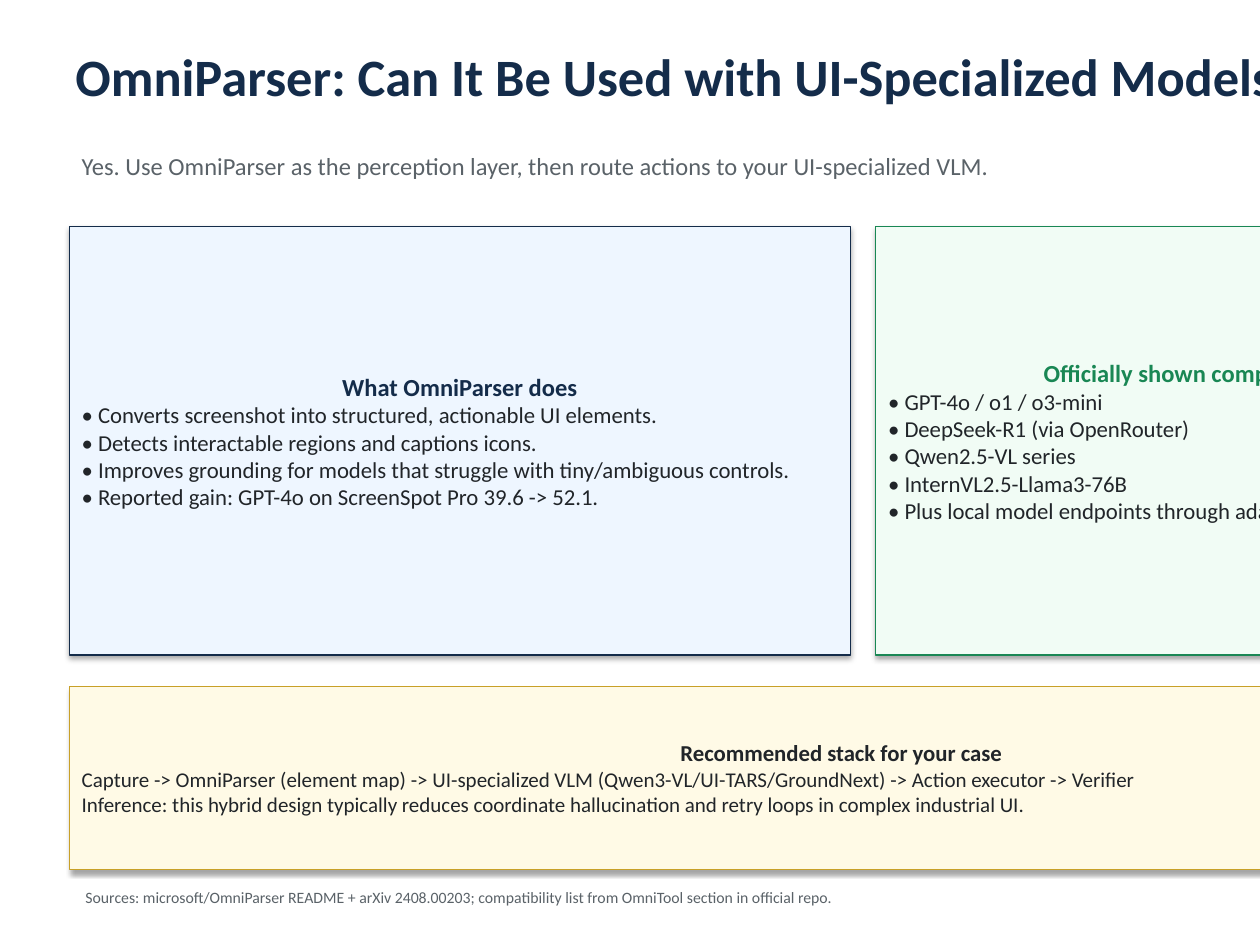
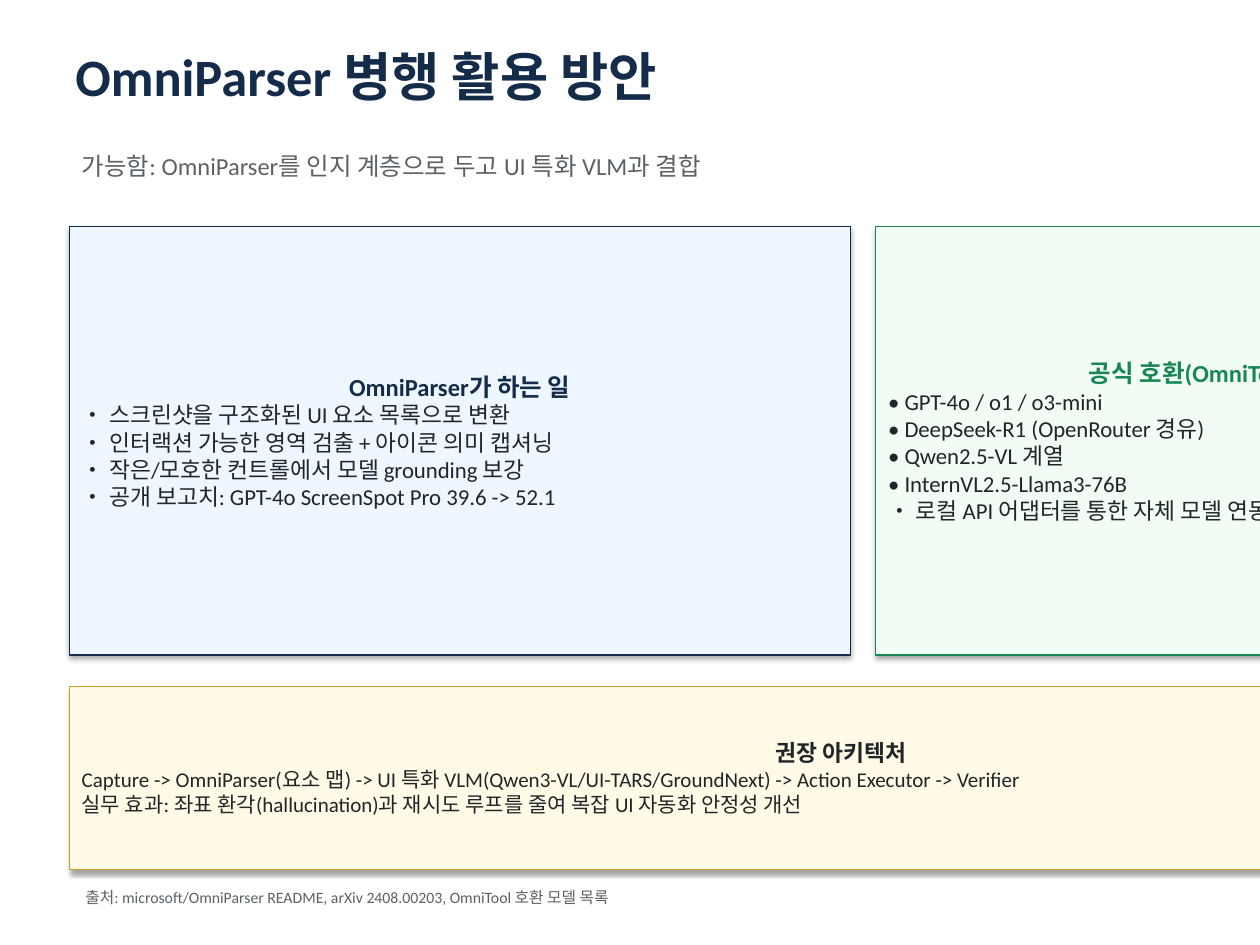
Before and after one commit to DarrenKoi/auto_recipe_creator, a slide deck: slide 4 of docs/ui_vlm_dedicated_gpu_argument.pptx. Drawn at 1260x945 pixels with LibreOffice and Linux fonts; fonts in the diff are those of the drawing. Boxes give left, top, right and bottom in pixels: in the first picture for what was removed or moved away, otherwise in the second. Text is boxed around its words. In the diff, an @@ line names an element or a change of style, - is before the commit and + after.

```diff
--- a/docs/ui_vlm_dedicated_gpu_argument.pptx
+++ b/docs/ui_vlm_dedicated_gpu_argument.pptx
@@ text at box(75, 51, 657, 101): text changed @@
-OmniParser: Can It Be Used with UI-Specialized Models?
+OmniParser 병행 활용 방안
@@ text at box(82, 154, 701, 177): text changed @@
-Yes. Use OmniParser as the perception layer, then route actions to your UI-specialized VLM.
+가능함: OmniParser를 인지 계층으로 두고 UI 특화 VLM과 결합
@@ text in rectangle at box(109, 375, 571, 509): text changed @@
-What OmniParser does
-• Converts screenshot into structured, actionable UI elements.
-• Detects interactable regions and captions icons.
-• Improves grounding for models that struggle with tiny/ambiguous controls.
-• Reported gain: GPT-4o on ScreenSpot Pro 39.6 -> 52.1.
+OmniParser가 하는 일
+• 스크린샷을 구조화된 UI 요소 목록으로 변환
+• 인터랙션 가능한 영역 검출 + 아이콘 의미 캡셔닝
+• 작은/모호한 컨트롤에서 모델 grounding 보강
+• 공개 보고치: GPT-4o ScreenSpot Pro 39.6 -> 52.1
@@ text in rectangle at box(1089, 361, 1260, 386): text changed @@
-Officially shown compatible (OmniTool)
+공식 호환(OmniTool 공개 예시)
@@ text in rectangle at box(905, 418, 1205, 467): text changed @@
-• DeepSeek-R1 (via OpenRouter)
-• Qwen2.5-VL series
+• DeepSeek-R1 (OpenRouter 경유)
+• Qwen2.5-VL 계열
@@ text in rectangle at box(916, 500, 1260, 521): text changed @@
-• Plus local model endpoints through adapter APIs
+• 로컬 API 어댑터를 통한 자체 모델 연동 가능
@@ text in rectangle at box(82, 742, 1019, 815): text changed @@
-Recommended stack for your case
-Capture -> OmniParser (element map) -> UI-specialized VLM (Qwen3-VL/UI-TARS/GroundNext) -> Action executor -> Verifier
-Inference: this hybrid design typically reduces coordinate hallucination and retry loops in complex industrial UI.
+권장 아키텍처
+Capture -> OmniParser(요소 맵) -> UI 특화 VLM(Qwen3-VL/UI-TARS/GroundNext) -> Action Executor -> Verifier
+실무 효과: 좌표 환각(hallucination)과 재시도 루프를 줄여 복잡 UI 자동화 안정성 개선
@@ text at box(85, 890, 609, 905): text changed @@
-Sources: microsoft/OmniParser README + arXiv 2408.00203; compatibility list from OmniTool section in official repo.
+출처: microsoft/OmniParser README, arXiv 2408.00203, OmniTool 호환 모델 목록
```
Also in this commit, not shown: 2 other slides changed, 1 slide added, 1 slide removed.
